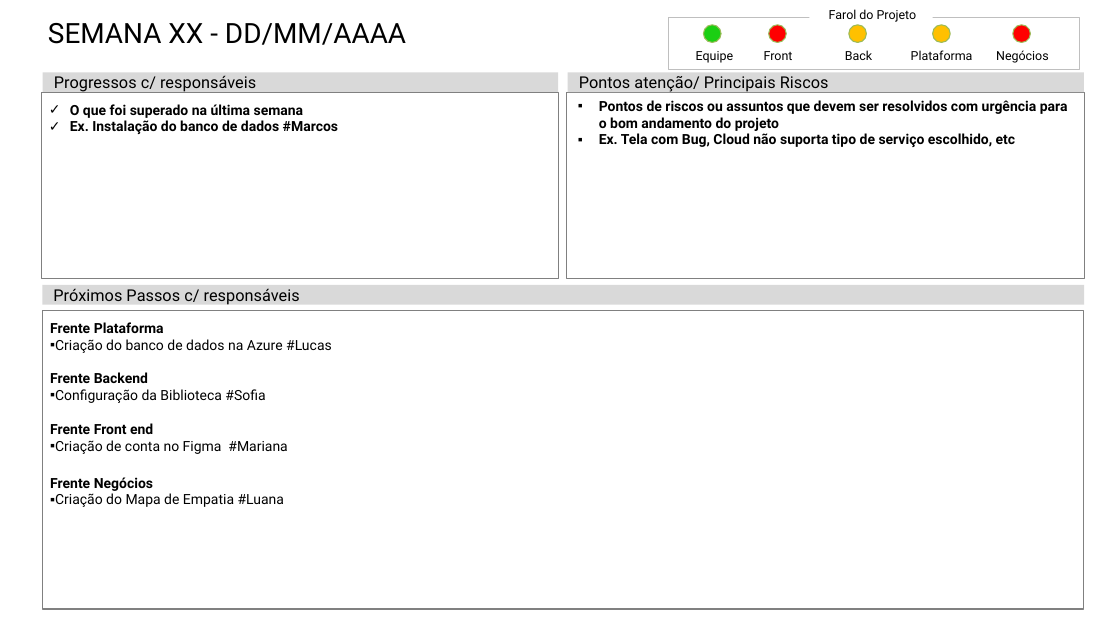
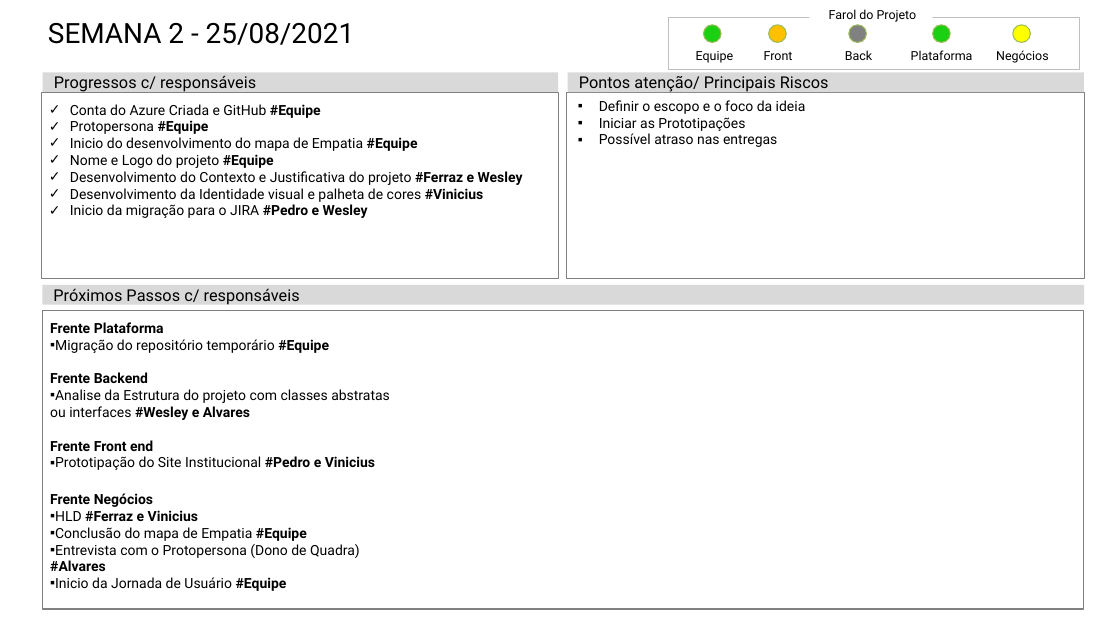
Before and after one commit to Biellferraz/Resenha, a slide deck: slide 3 of documentacao/Status Report/Status Report - Grupo 09.pptx. Drawn at 1120x630 pixels with LibreOffice and Linux fonts; fonts in the diff are those of the drawing. Boxes give left, top, right and bottom in pixels: in the first picture for what was removed or moved away, otherwise in the second. Text is boxed around its words. In the diff, an @@ line names an element or a change of style, - is before the commit and + after.

```diff
--- a/documentacao/Status Report/Status Report - Grupo 09.pptx
+++ b/documentacao/Status Report/Status Report - Grupo 09.pptx
@@ title at [48, 23, 355, 45]: text changed @@
-SEMANA XX - DD/MM/AAAA
+SEMANA 2 - 25/08/2021
@@ ellipse at [769, 25, 786, 43]: fill #FF0000 to #FFC000 @@
@@ ellipse at [849, 25, 866, 43]: fill #FFC000 to #808080 @@
@@ ellipse at [933, 25, 950, 43]: fill #FFC000 to #1BCF13 @@
@@ ellipse at [1013, 25, 1030, 43]: fill #FF0000 to #FFFF00 @@
@@ text in rectangle at [70, 104, 523, 218]: text changed; bold off @@
-✓ O que foi superado na última semana
-✓ Ex. Instalação do banco de dados #Marcos
+✓ Conta do Azure Criada e GitHub #Equipe
+✓ Protopersona #Equipe
+✓ Inicio do desenvolvimento do mapa de Empatia #Equipe
+✓ Nome e Logo do projeto #Equipe
+✓ Desenvolvimento do Contexto e Justificativa do projeto #Ferraz e Wesley
+✓ Desenvolvimento da Identidade visual e palheta de cores #Vinicius
+✓ Inicio da migração para o JIRA #Pedro e Wesley
@@ text at [599, 100, 806, 147]: text changed; bold off @@
-▪ Pontos de riscos ou assuntos que devem ser resolvidos com urgência para o bom andamento do projeto
-▪ Ex. Tela com Bug, Cloud não suporta tipo de serviço escolhido, etc
+▪ Definir o escopo e o foco da ideia
+▪ Iniciar as Prototipações
+▪ Possível atraso nas entregas
@@ text in rectangle at [55, 339, 329, 353]: text changed @@
-  ▪ Criação do banco de dados na Azure #Lucas
+  ▪ Migração do repositório temporário #Equipe
@@ text in rectangle at [50, 389, 390, 420]: text changed @@
-  ▪ Configuração da Biblioteca #Sofia
+  ▪ Analise da Estrutura do projeto com classes abstratas ou interfaces #Wesley e Alvares
@@ text in rectangle at [55, 456, 375, 470]: text changed @@
-  ▪ Criação de conta no Figma #Mariana
+  ▪ Prototipação do Site Institucional #Pedro e Vinicius
@@ text in rectangle at [50, 510, 360, 591]: text changed @@
-  ▪ Criação do Mapa de Empatia #Luana
+  ▪ HLD #Ferraz e Vinicius
+  ▪ Conclusão do mapa de Empatia #Equipe
+  ▪ Entrevista com o Protopersona (Dono de Quadra) #Alvares
+  ▪ Inicio da Jornada de Usuário #Equipe
```
Also in this commit, not shown: 1 other slide changed.
